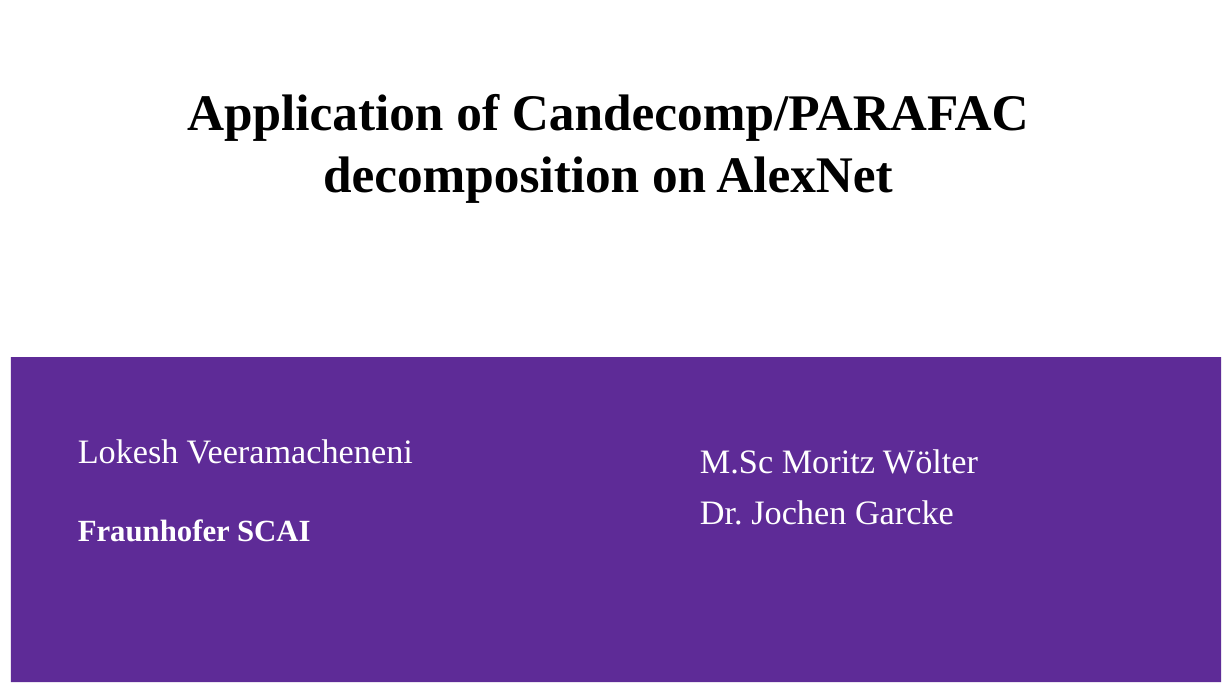
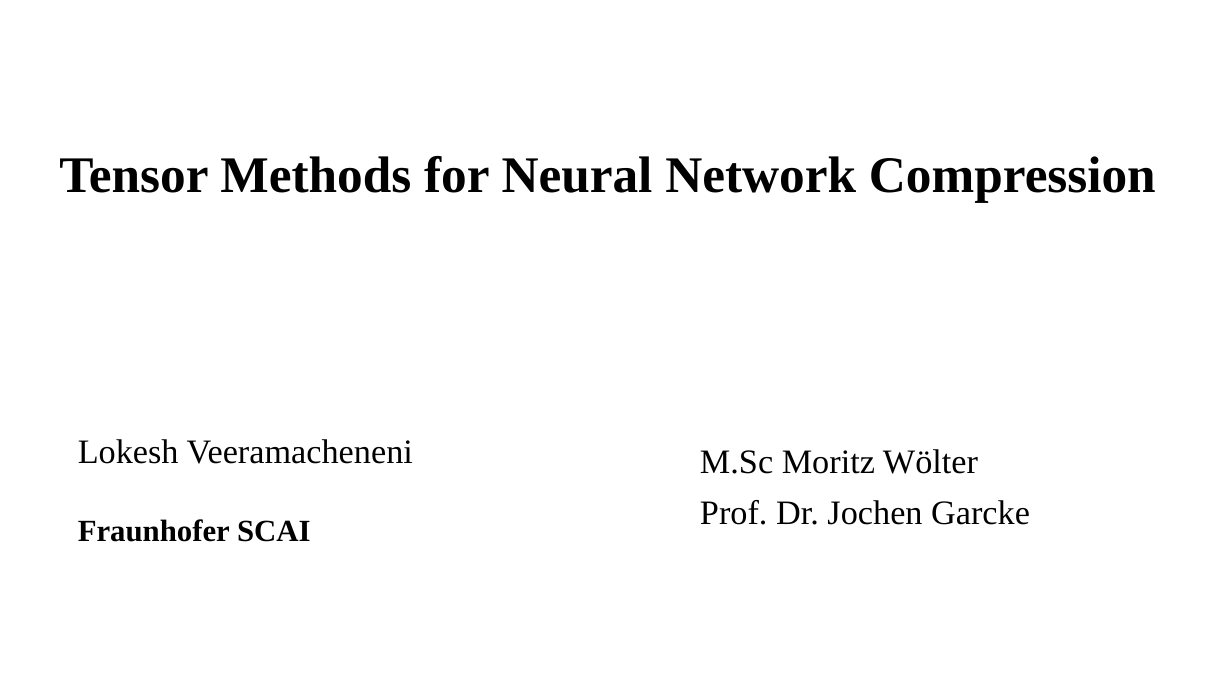
Before and after one commit to Fraunhofer-SCAI/canonical-cnn, a slide deck: slide 1 of Presentation/Fraunhofer_Presentation.pptx. Drawn at 1232x693 pixels with LibreOffice and Linux fonts; fonts in the diff are those of the drawing. Boxes give left, top, right and bottom in pixels: in the first picture for what was removed or moved away, otherwise in the second. Text is boxed around its words. In the diff, an @@ line names an element or a change of style, - is before the commit and + after.

```diff
--- a/Presentation/Fraunhofer_Presentation.pptx
+++ b/Presentation/Fraunhofer_Presentation.pptx
@@ text at [59,156,1156,202]: text changed @@
-Application of Candecomp/PARAFAC decomposition on AlexNet
+Tensor Methods for Neural Network Compression
@@ rectangle removed at [11,357,1221,683] @@
@@ text "Lokesh Veeramacheneni" at [78,439,413,542]: text colour #FFFFFF to #000000 @@
@@ text at [700,449,978,474]: text colour #FFFFFF to #000000 in "M.Sc Moritz Wölter" @@
@@ text at [700,500,1030,525]: text changed; text colour #FFFFFF to #000000 @@
-Dr. Jochen Garcke
+Prof. Dr. Jochen Garcke
```
Also in this commit, not shown: 3 other slides changed, 6 slides added, 1 other file.
